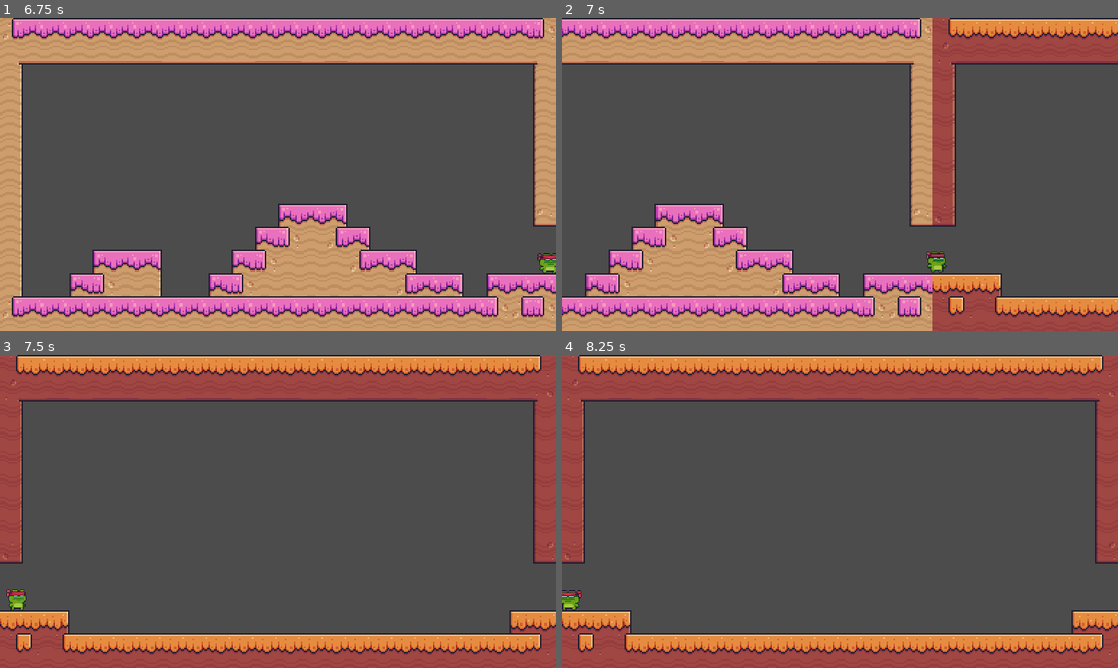
Above: before the commit, frames 1-4 (two rows, left to right).
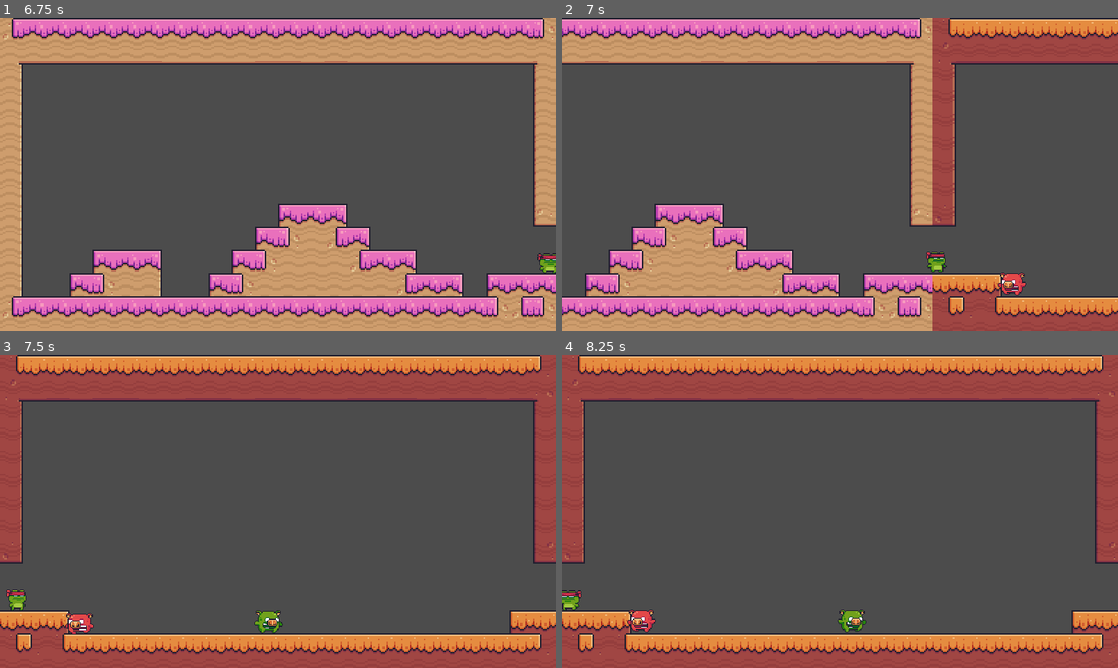
Above: after the commit, the same moments.

Repository: Arnpo18/joc-godot
Game: Godot game, scene res://joc plataformes/Escenes/joc_plataformes.tscn
The game is run twice, just before and just after one commit, with the same random seed, the same clock (stepped at 60 frames per second) and the same inputs. The project has no main scene, so this scene is started directly.
Inputs:
- Up to frame 1 (6.75 s): hold Up (amunt2_pong) 0.53-1.28 s; tap I (salta_lluita2) at 0.77, 1.52, 3.02, 3.77, 4.52, 6.02 s; tap W (amunt_pong) at 1.35 s; tap E (atac1_lluita) at 2.1 s; tap O (atac1_lluita2) at 2.85 s; tap Q (atac2_lluita) at 3.6 s; tap Enter at 4.25 s; tap U (atac2_lluita2) at 4.35 s; tap Space at 5 s; hold Down (avall2_pong) 5.03-5.78 s; tap S (avall_pong) at 5.85 s; hold D (dreta_lluita) from 6.53 s (still down)
- Up to frame 2 (7 s): keep holding D (dreta_lluita); tap I (salta_lluita2) at 6.77 s
- Up to frame 3 (7.5 s): release D (dreta_lluita) at 7.28 s; tap L (dreta_lluita2) at 7.35 s
- Up to frame 4 (8.25 s): tap I (salta_lluita2) at 7.52 s; hold A (esquerra_lluita) from 8.03 s (still down)

Frame 1 is identical in both runs. In frame 2, 0.3% of the frame differs, in the area x 78-84%, y 81-89%; in frame 3, 0.5%; in frame 4, 0.6%, in the area x 11-55%, y 81-89%.

Commit message:
Spawn enemics
Els spawnejats són autistes ._.

Diff:
--- a/JOC/joc plataformes/Escenes/joc_plataformes.tscn
+++ b/JOC/joc plataformes/Escenes/joc_plataformes.tscn
@@ -1,8 +1,10 @@
-[gd_scene load_steps=4 format=2]
+[gd_scene load_steps=6 format=2]
 
 [ext_resource path="res://joc plataformes/Escenes/CameraZona.tscn" type="PackedScene" id=1]
 [ext_resource path="res://joc plataformes/Escenes/Mapa.tscn" type="PackedScene" id=2]
 [ext_resource path="res://joc plataformes/Escenes/Protagonista.tscn" type="PackedScene" id=3]
+[ext_resource path="res://joc plataformes/Scripts/Enemics.gd" type="Script" id=4]
+[ext_resource path="res://joc plataformes/Escenes/AngryPig.tscn" type="PackedScene" id=5]
 
 [node name="joc_plataformes" type="Node2D"]
 
@@ -12,6 +14,10 @@
 position = Vector2( 1865.29, 828.545 )
 
 [node name="Enemics" type="Node2D" parent="."]
-scale = Vector2( 5, 5 )
+scale = Vector2( 3, 3 )
+script = ExtResource( 4 )
 
 [node name="CameraZona" parent="." instance=ExtResource( 1 )]
+
+[node name="AngryPig" parent="." instance=ExtResource( 5 )]
+position = Vector2( 2372, 868 )
--- a/JOC/joc plataformes/Scripts/CameraZona.gd
+++ b/JOC/joc plataformes/Scripts/CameraZona.gd
@@ -5,6 +5,7 @@
 var Zona2 = Zona1 + Vector2(1920, 0)
 var Zona3 = Zona2 + Vector2(1920, 0)
 var Zona4 = Zona3 + Vector2(1920, 0)
+var Zona5 = Zona4 + Vector2(1920, 0)
 
 
 func _ready():
@@ -13,16 +14,18 @@
 func _physics_process(delta):
 	if $"/root/Global_Plataformes".mapa == 1:
 		if position == Zona2:
-#			.add_child("res://joc plataformes/Escenes/AngryPig.tscn")
+			$"/root/Global_Plataformes".Enemics_Zona1 = true
 			$Tween.interpolate_property(self,'position',position, Zona1, 0.3,Tween.TRANS_LINEAR, Tween.EASE_IN_OUT)
 			$Tween.start()
 
 	if $"/root/Global_Plataformes".mapa == 2:
 		if position == Zona1 or position == Zona3:
+			$"/root/Global_Plataformes".Enemics_Zona2 = true
 			$Tween.interpolate_property(self,'position',position, Zona2, 0.3,Tween.TRANS_LINEAR, Tween.EASE_IN_OUT)
 			$Tween.start()
 
 	if $"/root/Global_Plataformes".mapa == 3:
 		if position == Zona2 or position == Zona4:
+			$"/root/Global_Plataformes".Enemics_Zona3 = true
 			$Tween.interpolate_property(self,'position',position, Zona3, 0.3,Tween.TRANS_LINEAR, Tween.EASE_IN_OUT)
 			$Tween.start()
--- /dev/null
+++ b/JOC/joc plataformes/Scripts/Enemics.gd
@@ -0,0 +1,13 @@
+extends Node2D
+
+onready var AngryPig = preload("res://joc plataformes/Escenes/AngryPig.tscn")
+
+func _ready():
+	pass
+
+func _process(delta):
+	if $"/root/Global_Plataformes".Enemics_Zona1 == true:
+		add_child(AngryPig.instance())
+		$AngryPig.position = Vector2(1000, 300)
+		$AngryPig.scale = Vector2(1, 1)
+		$"/root/Global_Plataformes".Enemics_Zona1 = false
--- a/JOC/joc plataformes/Scripts/Global_plataformes.gd
+++ b/JOC/joc plataformes/Scripts/Global_plataformes.gd
@@ -1,3 +1,22 @@
 extends Node
 
+
 var mapa
+
+var Enemics_Zona1 = true
+var Enemics_Zona2 = false
+var Enemics_Zona3 = false
+var Enemics_Zona4 = false
+var Enemics_Zona5 = false
+
+func _ready():
+	pass
+
+
+
+#func _physics_process(delta):
+#	if Enemics_Zona1 == true:
+#		add_child(AngryPig.instance())
+#
+#
+#		Enemics_Zona1 = false
--- a/JOC/project.godot
+++ b/JOC/project.godot
@@ -26,7 +26,6 @@
 
 window/size/width=1920
 window/size/height=1080
-window/size/fullscreen=true
 window/stretch/mode="2d"
 window/stretch/aspect="keep"
 
